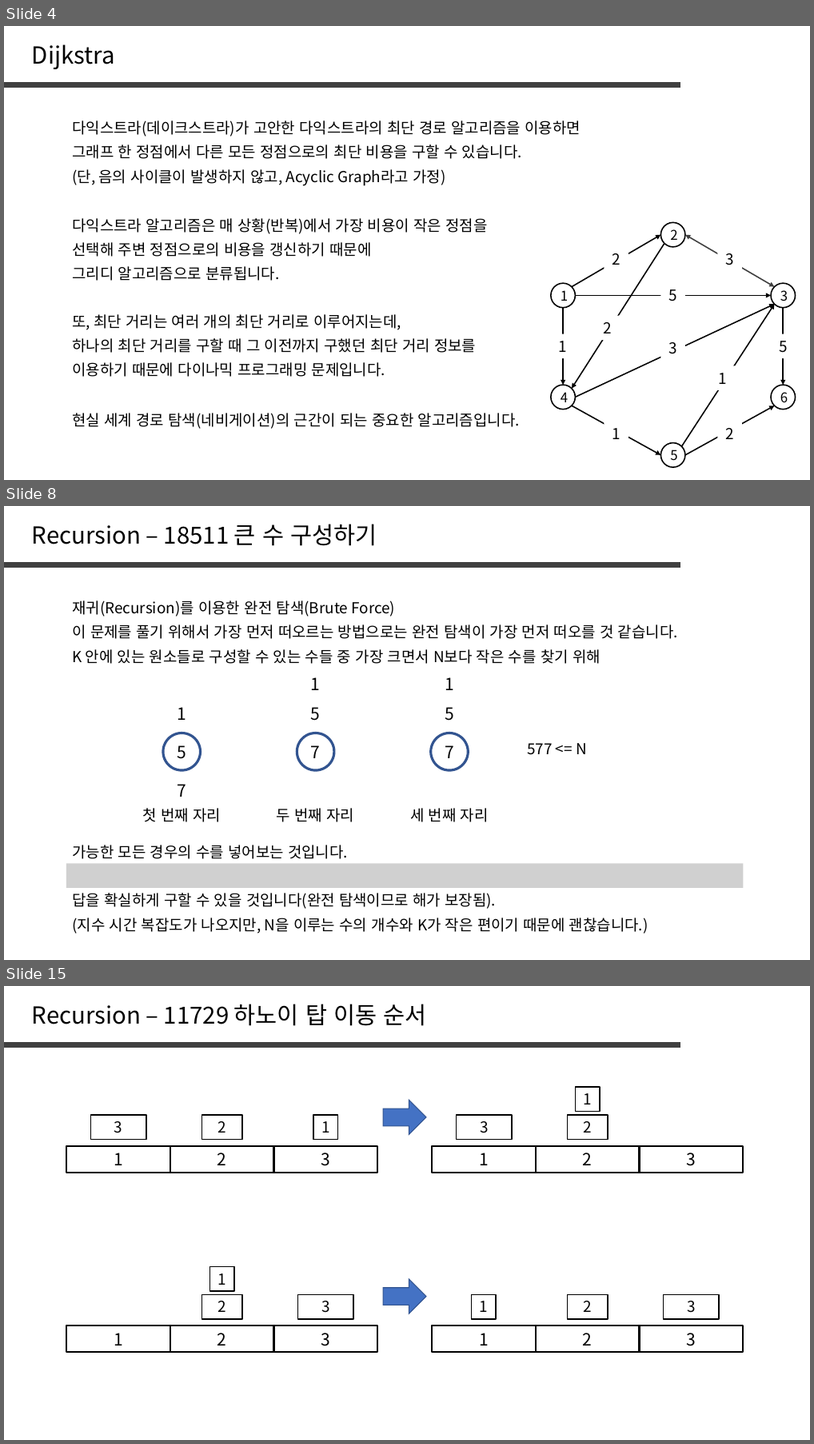
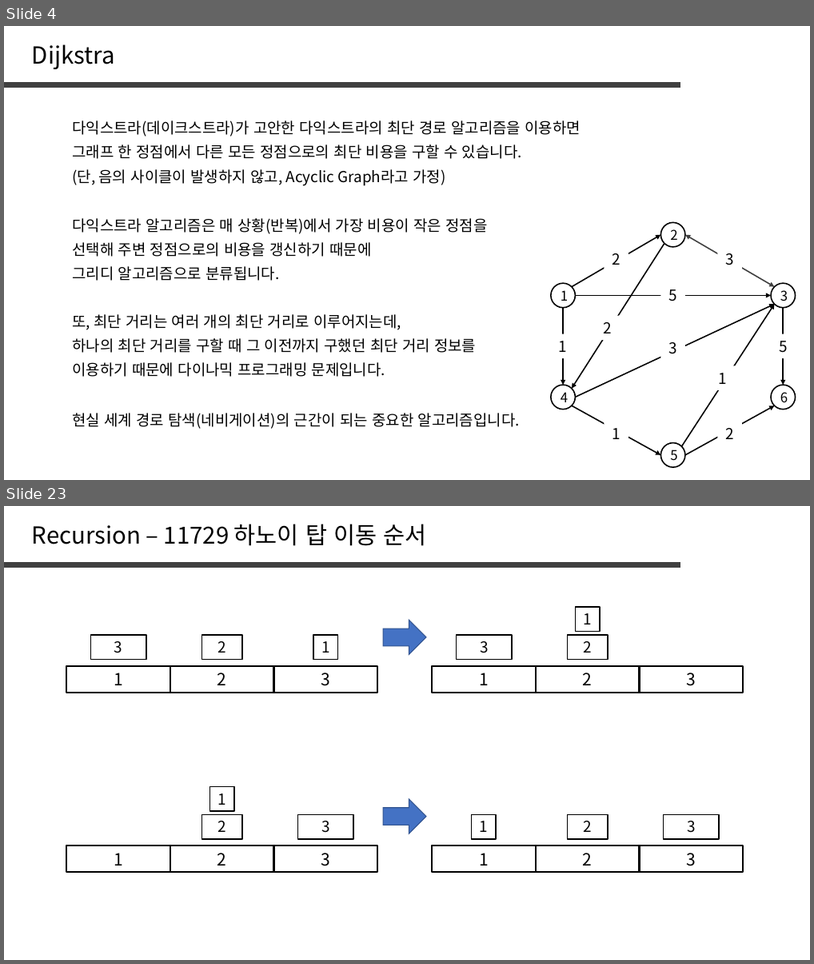
Before and after one commit to jaehoo1/PS-study, a slide deck: study/12_Dijkstra.pptx. Shown one above the other, each under a label of ours: slides 4, 8 and 15 before the commit, slides 4 and 23 after it; the slides between them are not shown. The pictures are 814x1444 and 814x964 pixels, drawn with LibreOffice and Linux fonts; fonts in the diff are those of the drawing; grey boxes stand for pictures. Boxes give left, top, right and bottom in pixels: in the first picture for what was removed or moved away, otherwise in the second. Text is boxed around its words. In the diff, an @@ line names an element or a change of style, - is before the commit and + after.

```diff
--- a/study/12_Dijkstra.pptx
+++ b/study/12_Dijkstra.pptx
@@ slide 8 removed at <box>4,506,810,960</box>, background #FFFFFF @@
@@ text removed at <box>32,524,377,546</box> @@
-Recursion – 18511 큰 수 구성하기
@@ line removed from (4, 564) to (682, 564) @@
@@ text removed at <box>72,600,396,616</box> @@
-재귀(Recursion)를 이용한 완전 탐색(Brute Force)
@@ text removed at <box>72,624,678,639</box> @@
-이 문제를 풀기 위해서 가장 먼저 떠오르는 방법으로는 완전 탐색이 가장 먼저 떠오를 것 같습니다.
@@ text removed at <box>72,649,601,664</box> @@
-K 안에 있는 원소들로 구성할 수 있는 수들 중 가장 크면서 N보다 작은 수를 찾기 위해
@@ text removed at <box>311,677,321,690</box> @@
-1
@@ text removed at <box>445,677,454,690</box> @@
-1
@@ text removed at <box>177,707,186,720</box> @@
-1
@@ text removed at <box>311,707,321,720</box> @@
-5
@@ text removed at <box>445,707,454,720</box> @@
-5
@@ ellipse removed at <box>163,733,201,770</box> @@
-5
@@ ellipse removed at <box>298,733,335,770</box> @@
-7
@@ ellipse removed at <box>431,733,469,770</box> @@
-7
@@ text removed at <box>527,743,587,755</box> @@
-577 <= N
@@ text removed at <box>177,784,186,796</box> @@
-7
@@ text removed at <box>142,808,221,822</box> @@
-첫 번째 자리
@@ text removed at <box>277,808,355,822</box> @@
-두 번째 자리
@@ text removed at <box>410,808,489,822</box> @@
-세 번째 자리
@@ picture removed at <box>66,863,744,887</box> @@
@@ text removed at <box>72,844,348,859</box> @@
-가능한 모든 경우의 수를 넣어보는 것입니다.
@@ text removed at <box>72,892,496,908</box> @@
-답을 확실하게 구할 수 있을 것입니다(완전 탐색이므로 해가 보장됨).
@@ text removed at <box>72,917,649,933</box> @@
-(지수 시간 복잡도가 나오지만, N을 이루는 수의 개수와 K가 작은 편이기 때문에 괜찮습니다.)
@@ what was slide 15 is now slide 23 @@
```
Also in this commit, not shown: 1 slide changed, 17 slides added, 8 other slides removed.
